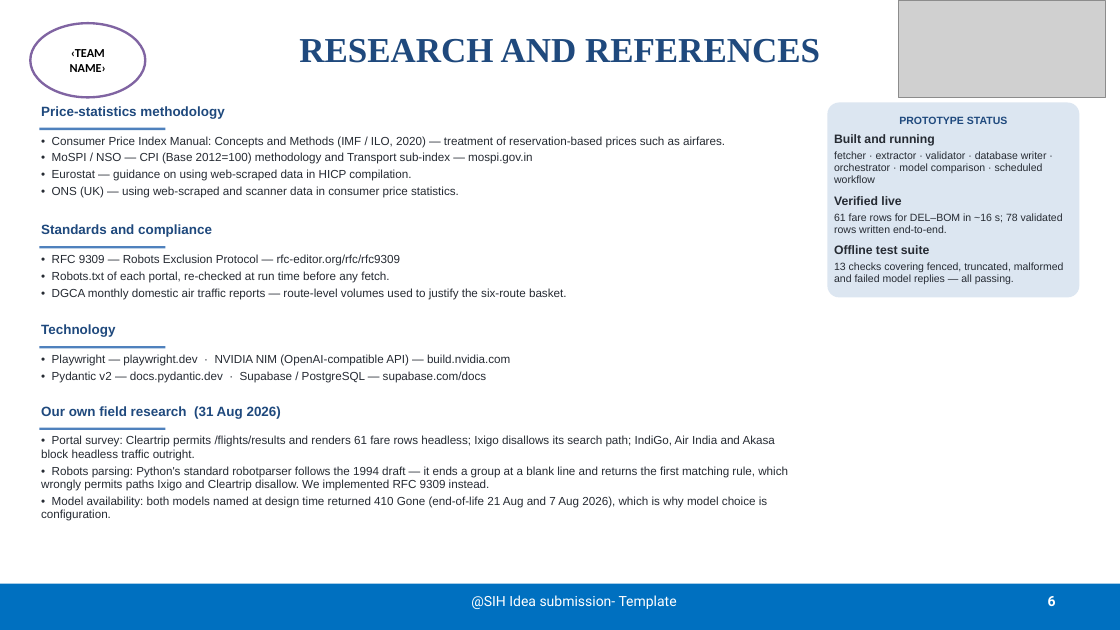
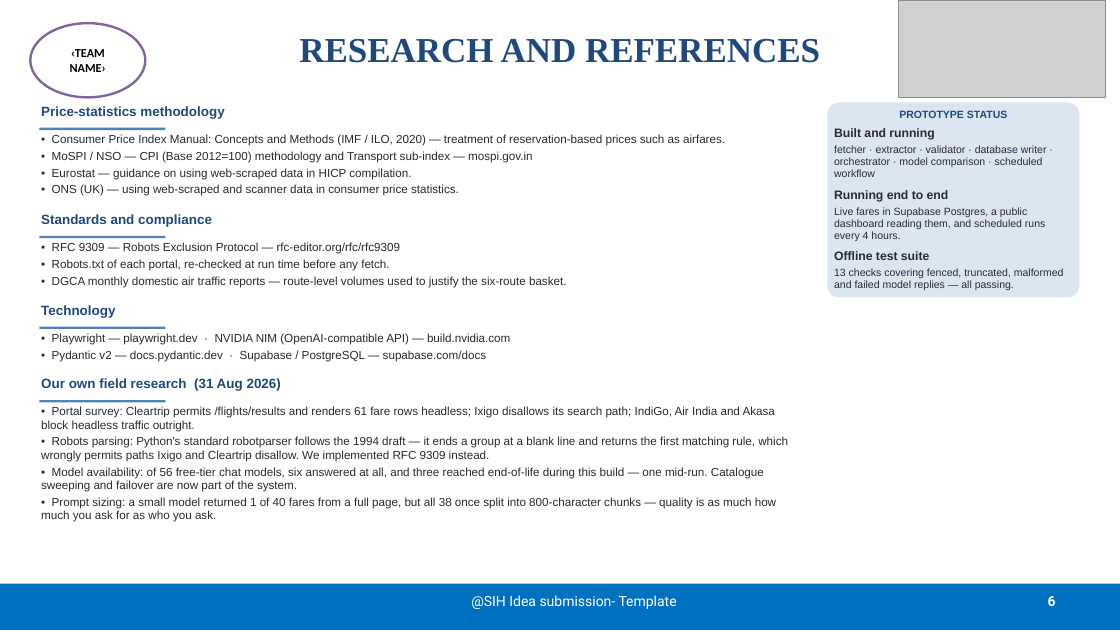
Before and after one commit to BradCage-afk/sih-2026-airfare-index, a slide deck: slide 6 of SIH26056-Idea-Presentation.pptx. Drawn at 1120x630 pixels with LibreOffice and Linux fonts; fonts in the diff are those of the drawing; grey boxes stand for pictures. Boxes give left, top, right and bottom in pixels: in the first picture for what was removed or moved away, otherwise in the second. Text is boxed around its words. In the diff, an @@ line names an element or a change of style, - is before the commit and + after.

```diff
--- a/SIH26056-Idea-Presentation.pptx
+++ b/SIH26056-Idea-Presentation.pptx
@@ text in rounded rectangle at bbox=[834, 190, 1045, 241]: text changed @@
-Verified live
-61 fare rows for DEL–BOM in ~16 s; 78 validated rows written end-to-end.
+Running end to end
+Live fares in Supabase Postgres, a public dashboard reading them, and scheduled runs every 4 hours.
@@ text "Standards and compliance": place and size @@
-text "Standards and compliance" at bbox=[41, 224, 212, 237]
+text "Standards and compliance" at bbox=[41, 214, 212, 227]
@@ text "• RFC 9309 — Robots ...": place and size @@
-text "• RFC 9309 — Robots ..." at bbox=[52, 254, 567, 300]
+text "• RFC 9309 — Robots ..." at bbox=[52, 242, 567, 288]
@@ rectangle: place and size @@
-rectangle at bbox=[39, 246, 166, 249]
+rectangle at bbox=[39, 236, 166, 239]
@@ text "Technology": place and size @@
-text "Technology" at bbox=[41, 324, 115, 337]
+text "Technology" at bbox=[41, 305, 115, 318]
@@ rectangle: place and size @@
-rectangle at bbox=[39, 346, 166, 349]
+rectangle at bbox=[39, 327, 166, 329]
@@ text "• Playwright — playwright.dev · ...": place and size @@
-text "• Playwright — playwright.dev · ..." at bbox=[52, 354, 510, 383]
+text "• Playwright — playwright.dev · ..." at bbox=[52, 333, 510, 362]
@@ text "Our own field research (31 ...": place and size @@
-text "Our own field research (31 ..." at bbox=[41, 406, 281, 419]
+text "Our own field research (31 ..." at bbox=[41, 378, 281, 391]
@@ text "• Portal survey: Cleartrip permits ...": place and size @@
-text "• Portal survey: Cleartrip permits ..." at bbox=[41, 435, 788, 521]
+text "• Portal survey: Cleartrip permits ..." at bbox=[41, 406, 788, 522]
@@ rectangle: place and size @@
-rectangle at bbox=[39, 428, 166, 430]
+rectangle at bbox=[39, 400, 166, 402]
@@ text at bbox=[41, 467, 776, 522]: text changed @@
-• Model availability: both models named at design time returned 410 Gone (end-of-life 21 Aug and 7 Aug 2026), which is why model choice is configuration.
+• Model availability: of 56 free-tier chat models, six answered at all, and three reached end-of-life during this build — one mid-run. Catalogue sweeping and failover are now part of the system.
+• Prompt sizing: a small model returned 1 of 40 fares from a full page, but all 38 once split into 800-character chunks — quality is as much how much you ask for as who you ask.
```
Also in this commit, not shown: 3 other slides changed, 3 other files.
